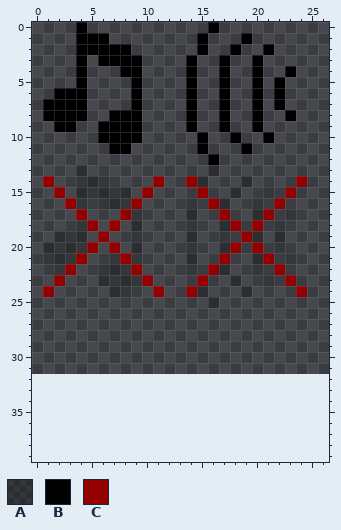
Pixel-art sprite -- src/client/img/sound.png. The picture above is the old version.
The file is 32x32 pixels. Shown: x 0..26, y 0..39. The old version is drawn lined up with the new one, on the new canvas.
Palette (. is transparent): A #00000040  B #000000  C #940000
Pixels before, first column x 1:
 0 ...B...........B........
 1 ...BBB........B...B.....
 2 ...BBBBB......B..B..B...
 3 ...B.BBBB....B..B..B....
 4 ...B...BB....B..B..B..B.
 5 ...B....B....B..B..B.B..
 6 .BBB....B....B..B..B.B..
 7 BBBB....B....B..B..B.B..
 8 BBBB..BBB....B..B..B..B.
 9 .BB..BBBB....B..B..B....
10 .....BBBB.....B..B..B...
11 ......BB......B...B.....
12 ...............B........
13 ...A...........A........
14 C..AAA....C..CA...A....C
15 .C.AAAAA.C....C..A..A.C.
16 ..CA.AAAC....A.CA..A.C..
17 ...C...CA....A..C..AC.A.
18 ...AC.C.A....A..AC.C.A..
19 .AAA.C..A....A..A.CA.A..
20 AAAAC.C.A....A..AC.C.A..
21 AAAC..ACA....A..C..AC.A.
22 .AC..AAAC....A.CA..A.C..
23 .C...AAAAC....C..A..A.C.
24 C.....AA..C..CA...A....C
25 ...............A........
Once edited:
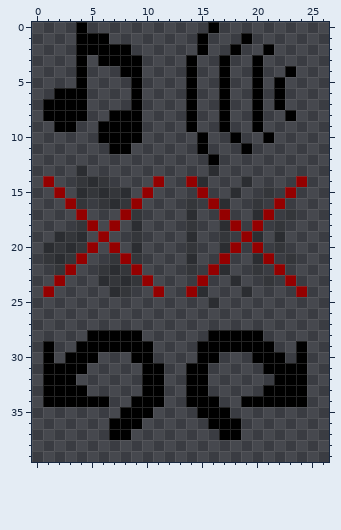
The edit:
canvas 32x32 -> 32x64
y 28: x 5..9 ..... -> BBBBB; x 16..20 ..... -> BBBBB
y 29: x 1 . -> B; x 4..10 ....... -> BBBBBBB; x 15..21 ....... -> BBBBBBB; x 24 . -> B
y 30: x 1 . -> B; x 3..5 ... -> BBB; x 9..10 .. -> BB; x 15..16 .. -> BB; x 20..22 ... -> BBB; x 24 . -> B
y 31: x 1..4 .... -> BBBB; x 10..11 .. -> BB; x 14..15 .. -> BB; x 21..24 .... -> BBBB
y 32: x 1..3 ... -> BBB; x 10..11 .. -> BB; x 14..15 .. -> BB; x 22..24 ... -> BBB
y 33: x 1..4 .... -> BBBB; x 10..11 .. -> BB; x 14..15 .. -> BB; x 21..24 .... -> BBBB
y 34: x 1..6 ...... -> BBBBBB; x 9..11 ... -> BBB; x 14..16 ... -> BBB; x 19..24 ...... -> BBBBBB
y 35: x 8..10 ... -> BBB; x 15..17 ... -> BBB
y 36: x 7..9 ... -> BBB; x 16..18 ... -> BBB
y 37: x 7..8 .. -> BB; x 17..18 .. -> BB
